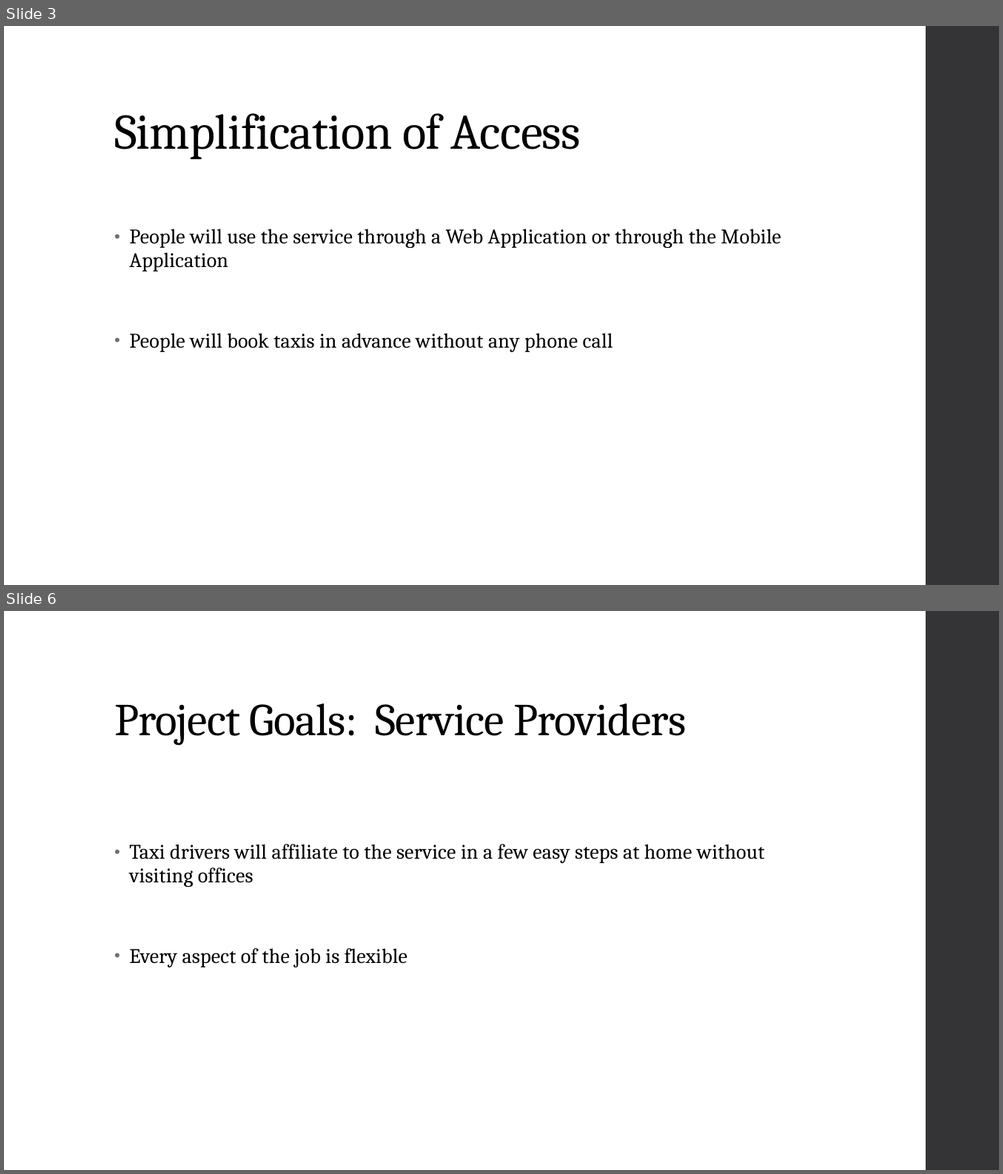
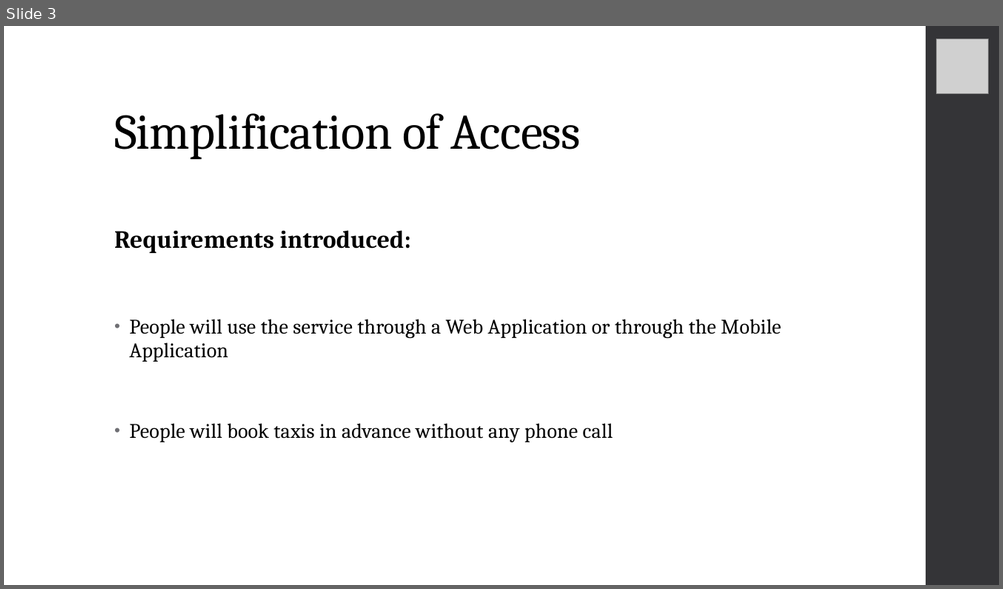
Before and after one commit to RiccardoDeTogni/BucciDeTogniTaxiService, a slide deck: Slides.pptx. Shown one above the other, each under a label of ours: slides 3 and 6 before the commit, slide 3 after it; the slides between them are not shown. The pictures are 1003x1174 and 1003x589 pixels, drawn with LibreOffice and Linux fonts; fonts in the diff are those of the drawing; grey boxes stand for pictures. Boxes give left, top, right and bottom in pixels: in the first picture for what was removed or moved away, otherwise in the second. Text is boxed around its words. In the diff, an @@ line names an element or a change of style, - is before the commit and + after.

```diff
--- a/Slides.pptx
+++ b/Slides.pptx
@@ slide 6 removed at (4, 611, 999, 1170), background #FFFFFF; not listed: 1 template element that a slide beside it also shows @@
@@ title removed at (114, 703, 686, 745) @@
-Project Goals: Service Providers
@@ text removed at (129, 844, 764, 968) @@
-• Taxi drivers will affiliate to the service in a few easy steps at home without visiting offices
-• Every aspect of the job is flexible
@@ slide 3 changed as well @@
@@ picture added at (936, 39, 988, 94) @@
@@ text at (114, 230, 411, 253): paragraph added @@
+Requirements introduced:
```
Also in this commit, not shown: 9 other slides changed, 10 slides added, 1 other slide removed, 1 other file.
